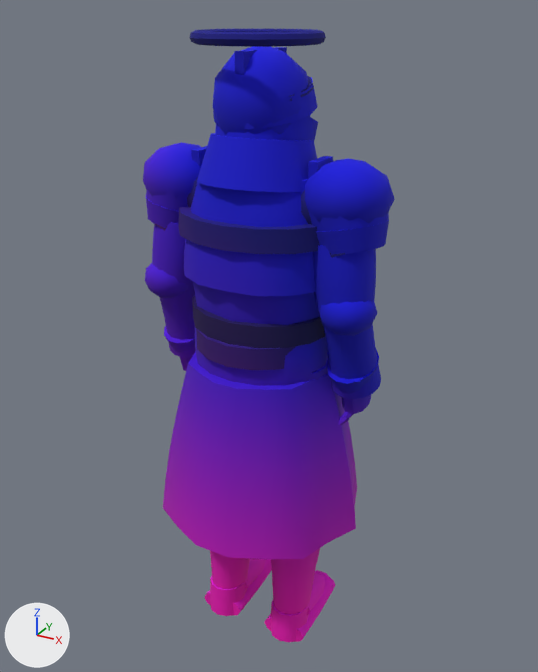
One commit to the glTF model assets/kit/skel_seraph.glb: the scene before it, then after it.
The view is the same before and after, from a 50 mm lens placed at (0.947, -1.678, 1.852), pointed at (0.0, 0.045, 0.99). The lights are fixed; the arrows at lower left show +X, +Y and +Z. The picture after the commit comes second. Vertices at exactly the same position are counted once.

Before the edit, the objects in view are built like this:
```python
me_seraph = bpy.data.meshes.new('seraph')
me_seraph.from_pydata(...)  # 4828 vertices, 9164 faces; spans x -0.35..0.35, y -0.29..0.29, z -0.01..1.8
# faces by material slot: [5956, 92, 1756, 496, 784, 80]
me_seraph.materials.append(mat_m_marble)
me_seraph.materials.append(mat_m_leather)
me_seraph.materials.append(mat_m_brass)
me_seraph.materials.append(mat_m_wax)
me_seraph.materials.append(mat_m_gold)
me_seraph.materials.append(mat_m_iron)
ob_seraph = bpy.data.objects.new('seraph', me_seraph)
ob_seraph.location = (0.0, 0.0, 0.0)
```
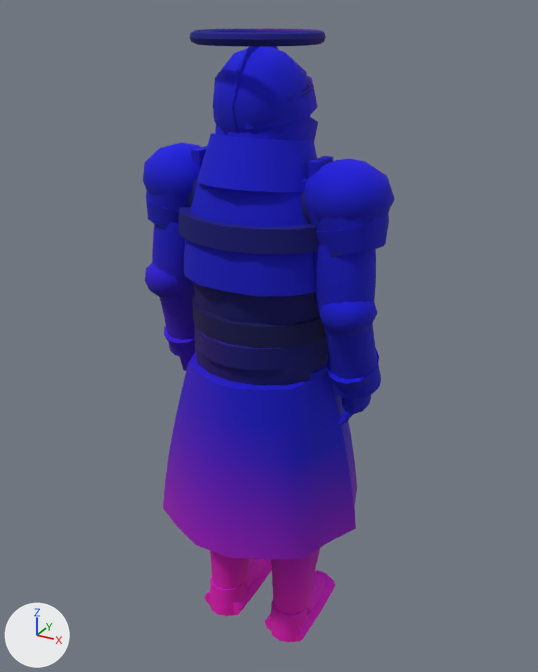
Boxes (x1, y1, x2, y2) around the edits, measured in the pictures (538 x 672 px):
part 1 of me_seraph, reshaped: before (234, 47, 287, 75); after (232, 46, 278, 134)
part 2 of me_seraph, recoloured: (143, 29, 371, 642) in both
part 3 of me_seraph, recoloured: before (164, 282, 354, 399); after (193, 282, 328, 386)
part 4 of me_seraph, recoloured: after (164, 317, 354, 399)

The change, as a list of edits to the scene's bpy script:
```text
Change me_seraph:
    used by ob_seraph; location = (0.0, 0.0, 0.0)
    remove me_seraph.from_pydata(...)  # 4828 vertices, 9164 faces; spans x -0.35..0.35, y -0.29..0.29, z -0.01..1.8
    add me_seraph.from_pydata(...)  # 4862 vertices, 9232 faces; spans x -0.35..0.35, y -0.29..0.29, z -0.01..1.8
    me_seraph part 1: 2 vertices moved within x -0.01..0.01, y 0.12, z 1.64; 6 vertices removed from x -0.01..0.01, y -0.1..0.12, z 1.64..1.76; 40 vertices added at x -0.02..0.02, y -0.13..0.15, z 1.49..1.79
    me_seraph part 2: 6520 kept faces spanning x -0.35..0.35, y -0.29..0.29, z -0.01..1.8 get new vertex colours
    me_seraph part 3: 391 faces spanning x -0.33..0.33, y -0.17..0.17, z 0.89..1.26 switch from mat_m_marble to mat_m_brass
    me_seraph part 4: 43 faces spanning x -0.33..0.33, y -0.08..0.09, z 0.89..1.18 switch from mat_m_brass to mat_m_marble
    other edits to the shape of me_seraph do not show in these pictures
```
